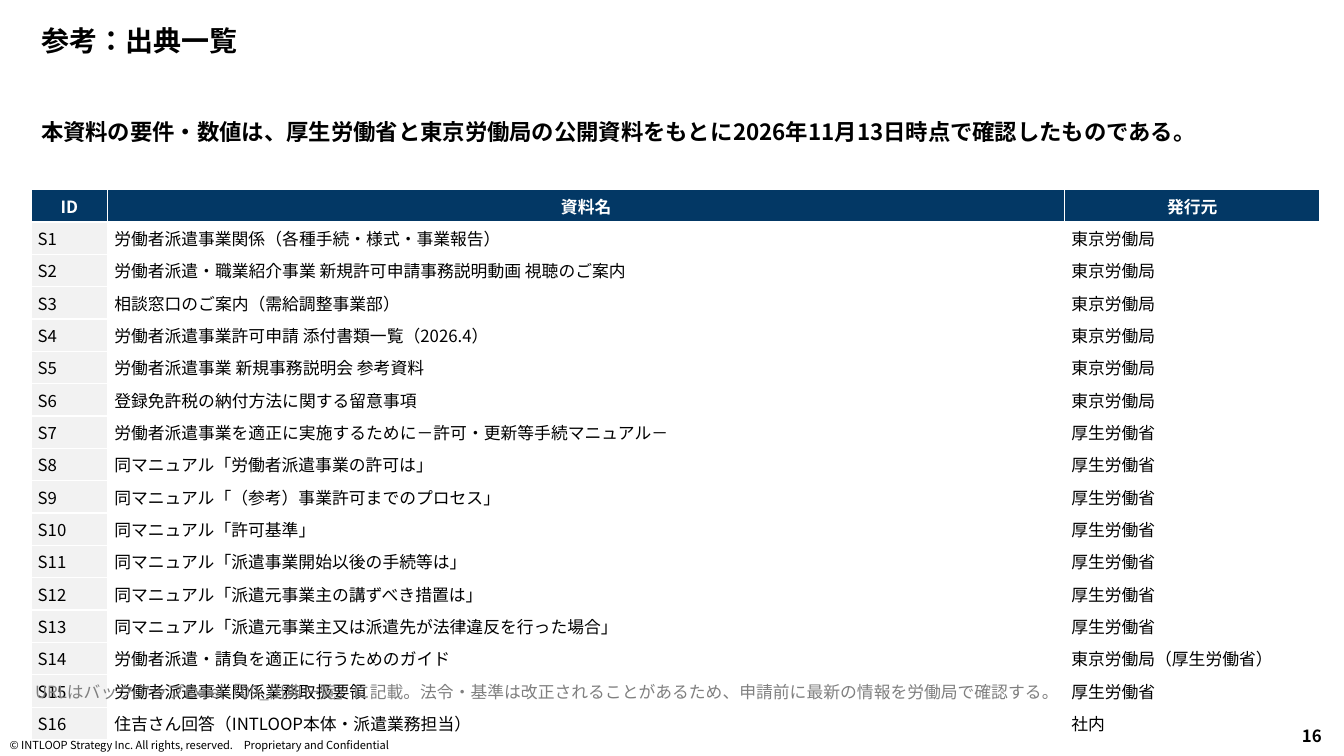
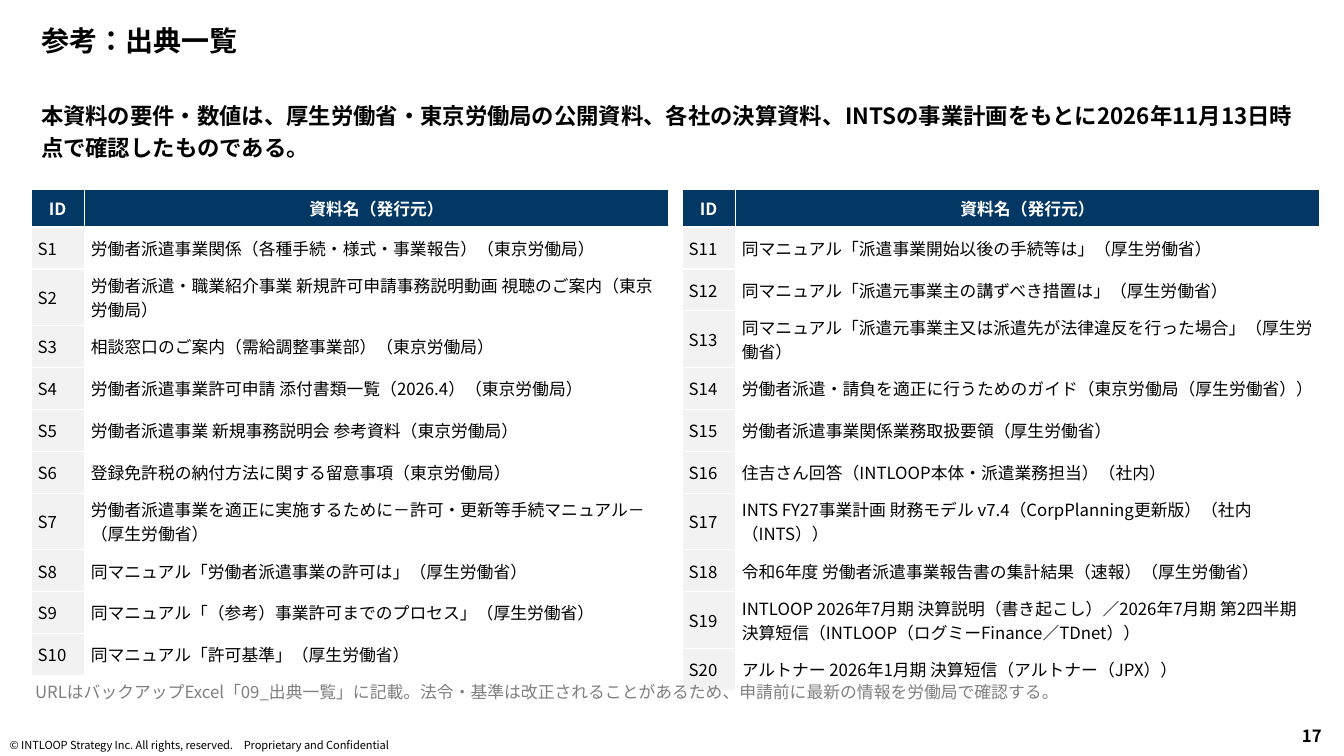
Before and after one commit to mkomko2011/For-AI, a slide deck: slide 17 of INTS_派遣業許可検討/INTS_派遣業許可検討_報告資料.pptx (slide 16 before the commit). Drawn at 1344x756 pixels with LibreOffice and Linux fonts; fonts in the diff are those of the drawing; background and template pictures are left out. Boxes give left, top, right and bottom in pixels: in the first picture for what was removed or moved away, otherwise in the second. Text is boxed around its words. In the diff, an @@ line names an element or a change of style, - is before the commit and + after.

```diff
--- a/INTS_派遣業許可検討/INTS_派遣業許可検討_報告資料.pptx
+++ b/INTS_派遣業許可検討/INTS_派遣業許可検討_報告資料.pptx
@@ text at box(41, 105, 1292, 158): text changed @@
-本資料の要件・数値は、厚生労働省と東京労働局の公開資料をもとに2026年11月13日時点で確認したものである。
+本資料の要件・数値は、厚生労働省・東京労働局の公開資料、各社の決算資料、INTSの事業計画をもとに2026年11月13日時点で確認したものである。
@@ table at box(31, 190, 669, 667) @@
-ID | 資料名 | 発行元
-S1 | 労働者派遣事業関係（各種手続・様式・事業報告） | 東京労働局
-S2 | 労働者派遣・職業紹介事業 新規許可申請事務説明動画 視聴のご案内 | 東京労働局
-S3 | 相談窓口のご案内（需給調整事業部） | 東京労働局
-S4 | 労働者派遣事業許可申請 添付書類一覧（2026.4） | 東京労働局
-S5 | 労働者派遣事業 新規事務説明会 参考資料 | 東京労働局
-S6 | 登録免許税の納付方法に関する留意事項 | 東京労働局
-S7 | 労働者派遣事業を適正に実施するために－許可・更新等手続マニュアル－ | 厚生労働省
-S8 | 同マニュアル「労働者派遣事業の許可は」 | 厚生労働省
-S9 | 同マニュアル「（参考）事業許可までのプロセス」 | 厚生労働省
-S10 | 同マニュアル「許可基準」 | 厚生労働省
-S11 | 同マニュアル「派遣事業開始以後の手続等は」 | 厚生労働省
-S12 | 同マニュアル「派遣元事業主の講ずべき措置は」 | 厚生労働省
-S13 | 同マニュアル「派遣元事業主又は派遣先が法律違反を行った場合」 | 厚生労働省
-S14 | 労働者派遣・請負を適正に行うためのガイド | 東京労働局（厚生労働省）
-S15 | 労働者派遣事業関係業務取扱要領 | 厚生労働省
-S16 | 住吉さん回答（INTLOOP本体・派遣業務担当） | 社内
+ID | 資料名（発行元）
+S1 | 労働者派遣事業関係（各種手続・様式・事業報告）（東京労働局）
+S2 | 労働者派遣・職業紹介事業 新規許可申請事務説明動画 視聴のご案内（東京労働局）
+S3 | 相談窓口のご案内（需給調整事業部）（東京労働局）
+S4 | 労働者派遣事業許可申請 添付書類一覧（2026.4）（東京労働局）
+S5 | 労働者派遣事業 新規事務説明会 参考資料（東京労働局）
+S6 | 登録免許税の納付方法に関する留意事項（東京労働局）
+S7 | 労働者派遣事業を適正に実施するために－許可・更新等手続マニュアル－（厚生労働省）
+S8 | 同マニュアル「労働者派遣事業の許可は」（厚生労働省）
+S9 | 同マニュアル「（参考）事業許可までのプロセス」（厚生労働省）
+S10 | 同マニュアル「許可基準」（厚生労働省）
@@ table: place and size @@
-table at box(31, 190, 1320, 736)
+table at box(31, 190, 669, 667)
@@ table added at box(683, 190, 1321, 682), 11 rows, 2 columns @@
+ID | 資料名（発行元）
+S11 | 同マニュアル「派遣事業開始以後の手続等は」（厚生労働省）
+S12 | 同マニュアル「派遣元事業主の講ずべき措置は」（厚生労働省）
+S13 | 同マニュアル「派遣元事業主又は派遣先が法律違反を行った場合」（厚生労働省）
+S14 | 労働者派遣・請負を適正に行うためのガイド（東京労働局（厚生労働省））
+S15 | 労働者派遣事業関係業務取扱要領（厚生労働省）
+S16 | 住吉さん回答（INTLOOP本体・派遣業務担当）（社内）
+S17 | INTS FY27事業計画 財務モデル v7.4（CorpPlanning更新版）（社内（INTS））
+S18 | 令和6年度 労働者派遣事業報告書の集計結果（速報）（厚生労働省）
+S19 | INTLOOP 2026年7月期 決算説明（書き起こし）／2026年7月期 第2四半期決算短信（INTLOOP（ログミーFinance／TDnet））
+S20 | アルトナー 2026年1月期 決算短信（アルトナー（JPX））
@@ page number at box(1302, 729, 1322, 742): text changed @@
-16
+17
```
Also in this commit, not shown: 4 other slides changed, 1 slide added, 1 other file.
